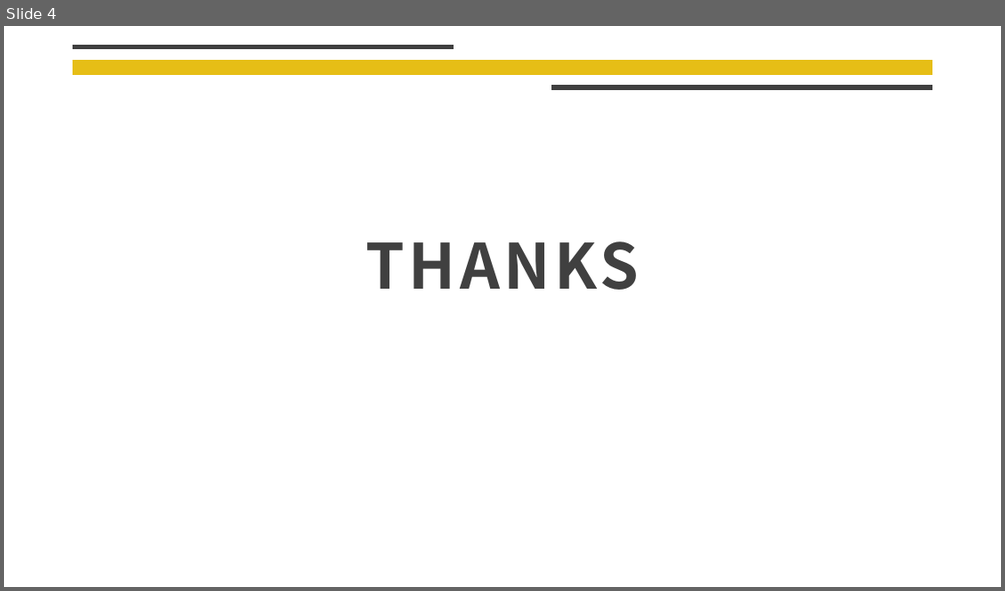
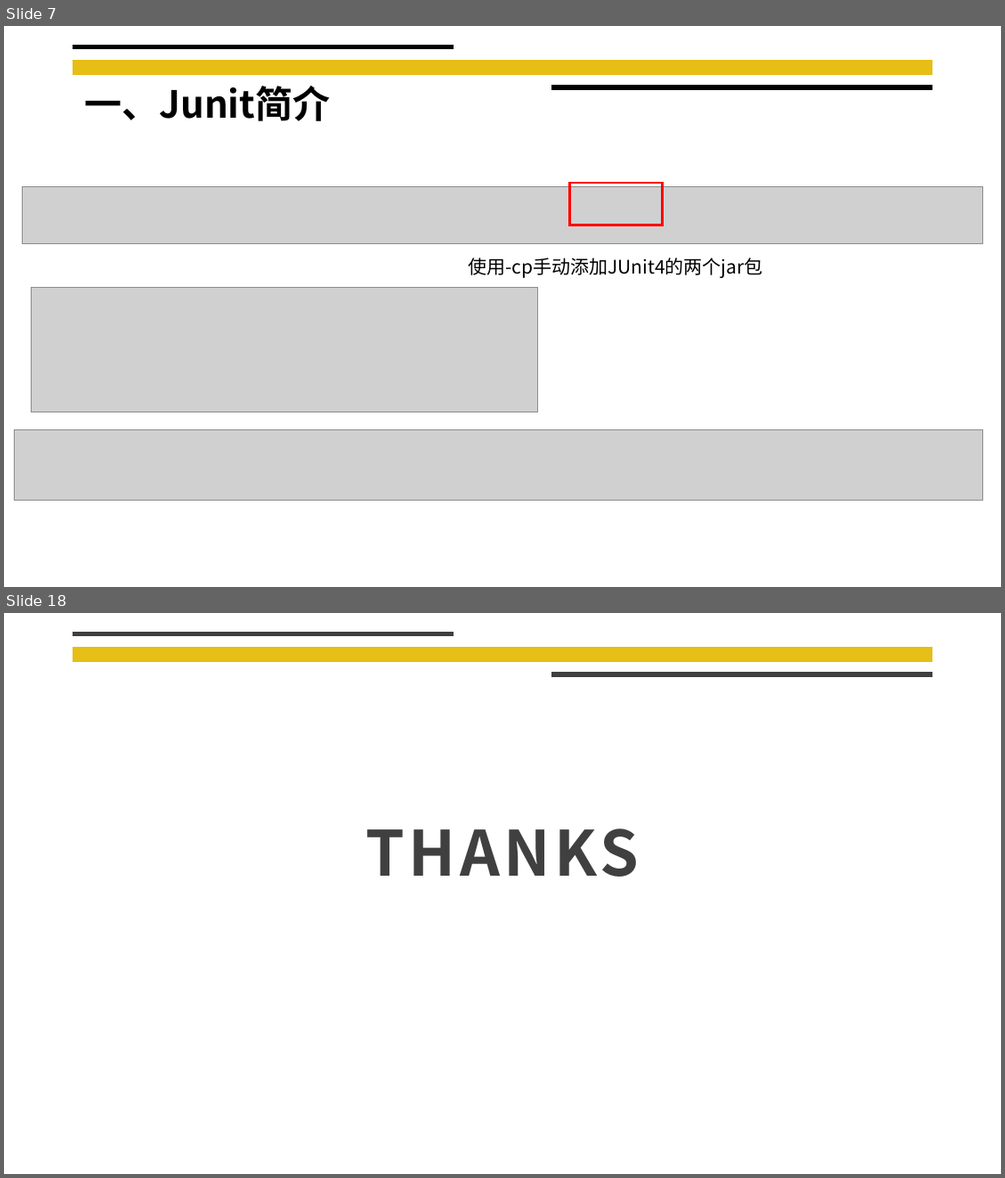
Before and after one commit to liangliang678/UCAS_OOP, a slide deck: Assignment2/课堂研讨.pptx. Shown one above the other, each under a label of ours: slide 4 before the commit, slides 7 and 18 after it; the slides between them are not shown. The pictures are 1005x591 and 1005x1178 pixels, drawn with LibreOffice and Linux fonts; fonts in the diff are those of the drawing; grey boxes stand for pictures; background and template pictures are left out. Boxes give left, top, right and bottom in pixels: in the first picture for what was removed or moved away, otherwise in the second. Text is boxed around its words. In the diff, an @@ line names an element or a change of style, - is before the commit and + after.

```diff
--- a/Assignment2/课堂研讨.pptx
+++ b/Assignment2/课堂研讨.pptx
@@ slide 7 added at box(4, 26, 1001, 587), background #FFFFFF; not listed: 1 template element that a slide beside it also shows @@
@@ line added from (73, 47) to (453, 47), #000000 4.5 pt @@
@@ text added at box(84, 86, 330, 121), 36 pt, text #000000, bold @@
+一、Junit简介
@@ line added from (551, 87) to (933, 87), #000000 4.5 pt @@
@@ rectangle added at box(569, 183, 662, 225), outline #FF0000 2.25 pt @@
@@ picture added at box(22, 187, 983, 244) @@
@@ text added at box(468, 257, 762, 278), 18 pt, text #000000 @@
+使用-cp手动添加JUnit4的两个jar包
@@ picture added at box(32, 288, 537, 412) @@
@@ picture added at box(14, 430, 983, 500) @@
@@ what was slide 4 is now slide 18 @@
```
Also in this commit, not shown: 3 slides changed, 13 other slides added.
